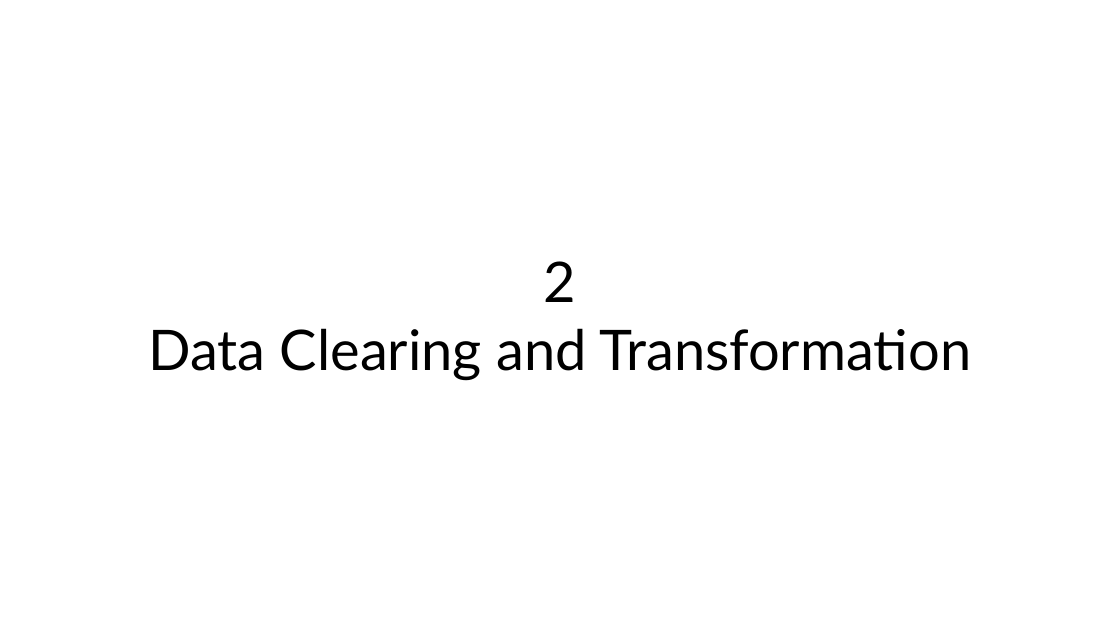
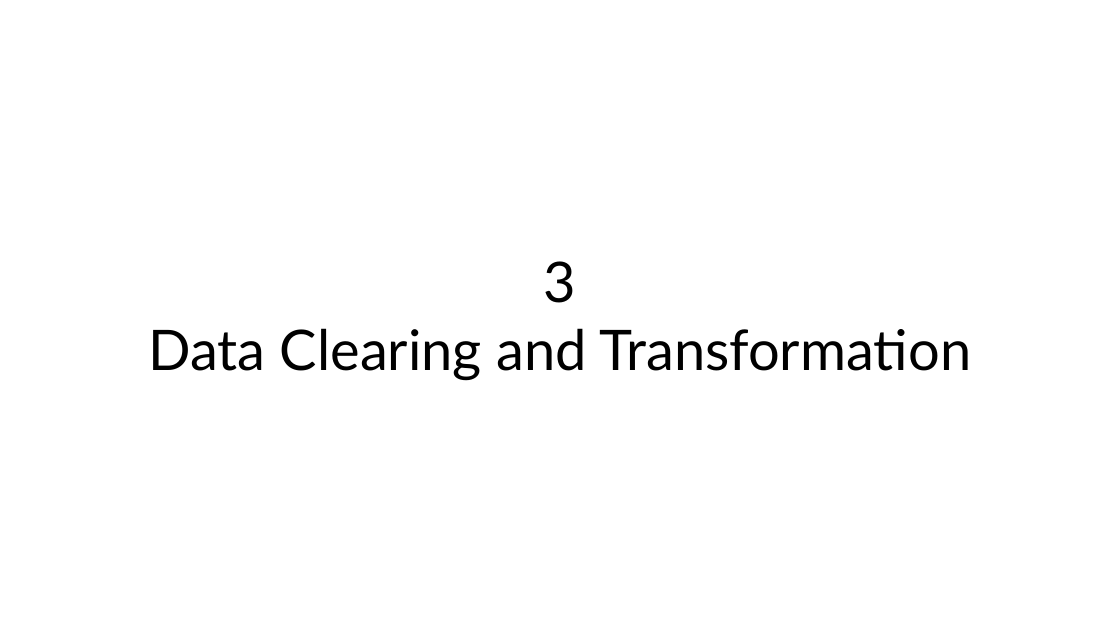
Before and after one commit to SilentStars/TEDTalksDataMining, a slide deck: slide 12 of Documents/Documents&Slides/ElaborationStep.pptx (slide 5 before the commit). Drawn at 1120x630 pixels with LibreOffice and Linux fonts; fonts in the diff are those of the drawing. Boxes give left, top, right and bottom in pixels: in the first picture for what was removed or moved away, otherwise in the second. Text is boxed around its words. In the diff, an @@ line names an element or a change of style, - is before the commit and + after.

```diff
--- a/Documents/Documents&Slides/ElaborationStep.pptx
+++ b/Documents/Documents&Slides/ElaborationStep.pptx
@@ text at (544,261,576,303): text changed @@
-2
+3
```
Also in this commit, not shown: 4 other slides changed, 15 slides added.
